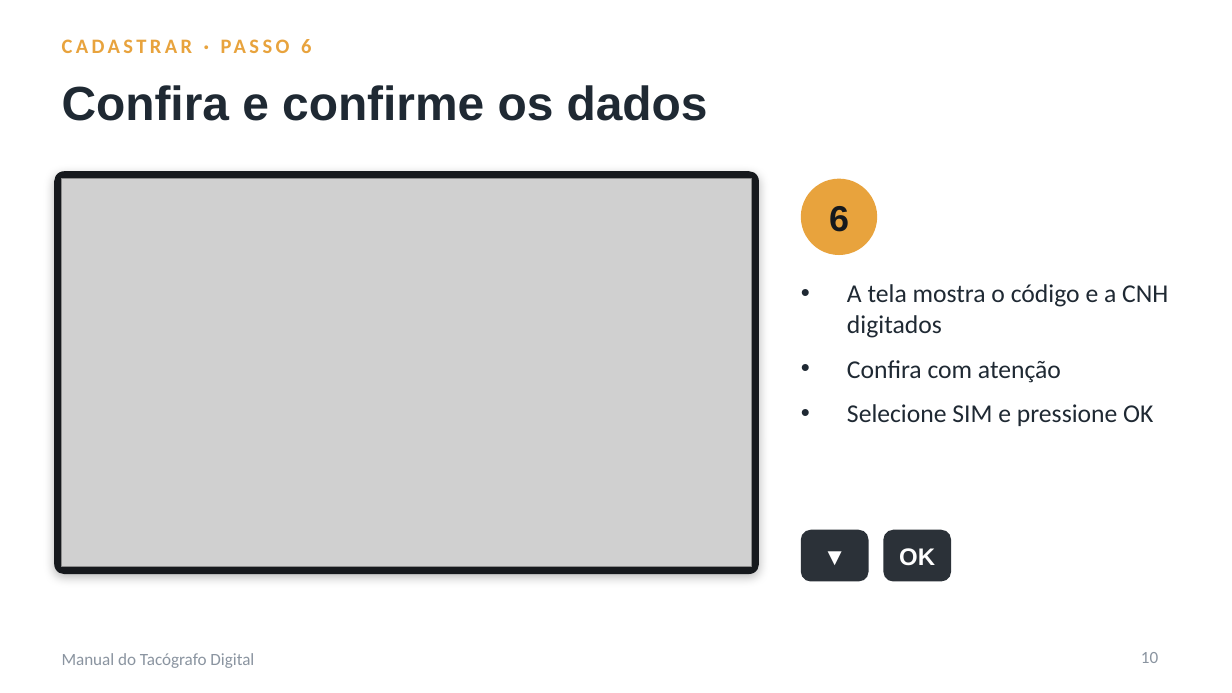
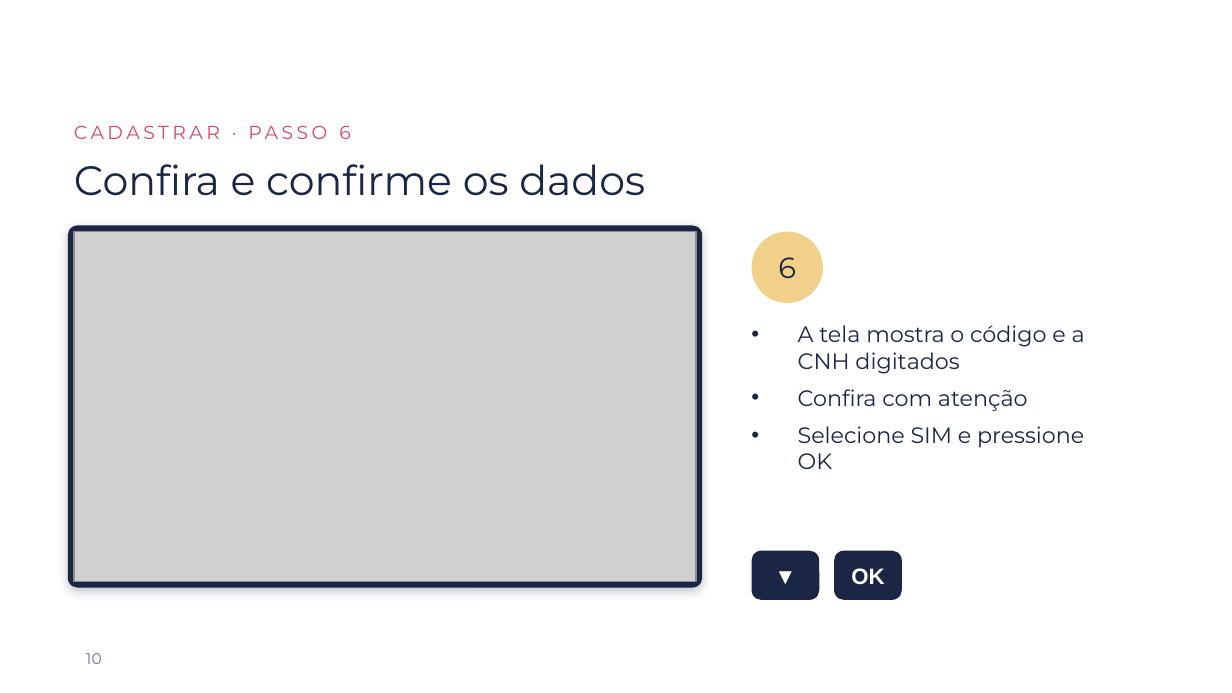
Before and after one commit to kallorvan/Manuais-de-uso, a slide deck: slide 10 of tacografo/Manual_Tacografo_Digital.pptx. Drawn at 1232x693 pixels with LibreOffice and Linux fonts; fonts in the diff are those of the drawing; grey boxes stand for pictures; background and template pictures are left out. Boxes give left, top, right and bottom in pixels: in the first picture for what was removed or moved away, otherwise in the second. Text is boxed around its words. In the diff, an @@ line names an element or a change of style, - is before the commit and + after.

```diff
--- a/tacografo/Manual_Tacografo_Digital.pptx
+++ b/tacografo/Manual_Tacografo_Digital.pptx
@@ text "CADASTRAR · PASSO 6": place and size @@
-text "CADASTRAR · PASSO 6" at (301, 39, 311, 53)
+text "CADASTRAR · PASSO 6" at (339, 125, 350, 139)
@@ text "CADASTRAR · PASSO 6" at (339, 125, 350, 139): size 12 to 11 pt, font Calibri to Montserrat, text colour #E8A33D to #D94864, bold off @@
@@ title "Confira e confirme os dados": place and size @@
-title "Confira e confirme os dados" at (62, 85, 708, 121)
+title "Confira e confirme os dados" at (74, 164, 645, 196)
@@ title "Confira e confirme os dados" at (74, 164, 645, 196): size 28 to 24 pt, font Arial to Montserrat, text colour #1F2933 to #1A2643, bold off @@
@@ rounded rectangle: place and size @@
-rounded rectangle at (54, 171, 759, 574)
+rounded rectangle at (68, 225, 702, 588)
@@ rounded rectangle at (68, 225, 702, 588): fill #16191D to #1A2643; shadow changed; proportions changed @@
@@ picture: place and size @@
-picture at (62, 179, 752, 567)
+picture at (74, 232, 696, 582)
@@ text "6": place and size @@
-text "6" at (829, 206, 849, 232)
+text "6" at (778, 257, 796, 278)
@@ text "6" at (778, 257, 796, 278): size 21 to 17 pt, font Arial to Montserrat, text colour #16191D to #1A2643, bold off @@
@@ ellipse: place and size @@
-ellipse at (801, 179, 877, 255)
+ellipse at (752, 232, 823, 303)
@@ ellipse at (752, 232, 823, 303): fill #E8A33D to #F1D08A @@
@@ text "A tela mostra o código ...": place and size @@
-text "A tela mostra o código ..." at (847, 284, 1168, 426)
+text "A tela mostra o código ..." at (798, 325, 1085, 469)
@@ text "A tela mostra o código ..." at (798, 325, 1085, 469): size 15 to 13 pt, font Calibri to Montserrat, text colour #1F2933 to #1A2643; less space between paragraphs @@
@@ text "▼" at (752, 551, 819, 600): size 14 to 13 pt @@
@@ rounded rectangle at (752, 551, 819, 600): fill #2B3138 to #1A2643; proportions changed @@
@@ 2 texts, 2 rounded rectangles: place and size @@
-2 texts, 2 rounded rectangles at (801, 530, 951, 582)
+2 texts, 2 rounded rectangles at (752, 551, 902, 600)
@@ text "OK" at (851, 568, 884, 585): size 14 to 13 pt @@
@@ rounded rectangle at (834, 551, 902, 600): fill #2B3138 to #1A2643; proportions changed @@
@@ text removed at (62, 653, 254, 668) @@
-Manual do Tacógrafo Digital
@@ page number: place and size @@
-page number at (1141, 652, 1158, 663)
+page number at (86, 653, 102, 664)
@@ page number at (86, 653, 102, 664): size 10 to 9 pt, font Calibri to Montserrat, text colour #8A94A0 to #6B7390; alignment right to left @@
```
Also in this commit, not shown: 19 other slides changed, 1 slide added, 9 other files.
